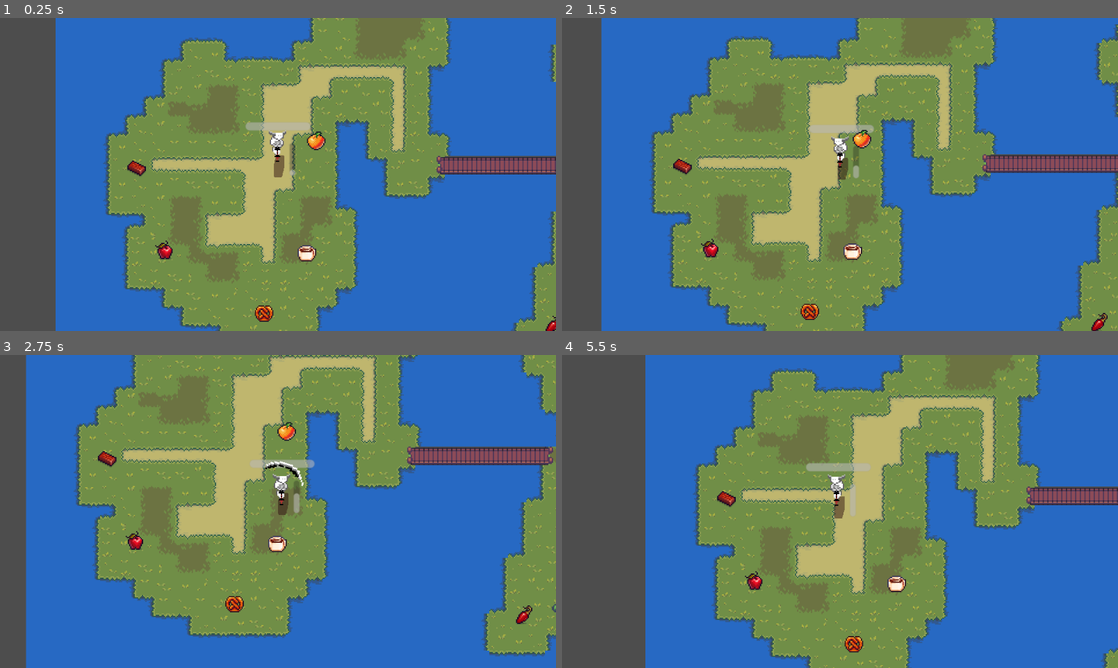
Above: before the commit, frames 1-4 (two rows, left to right).
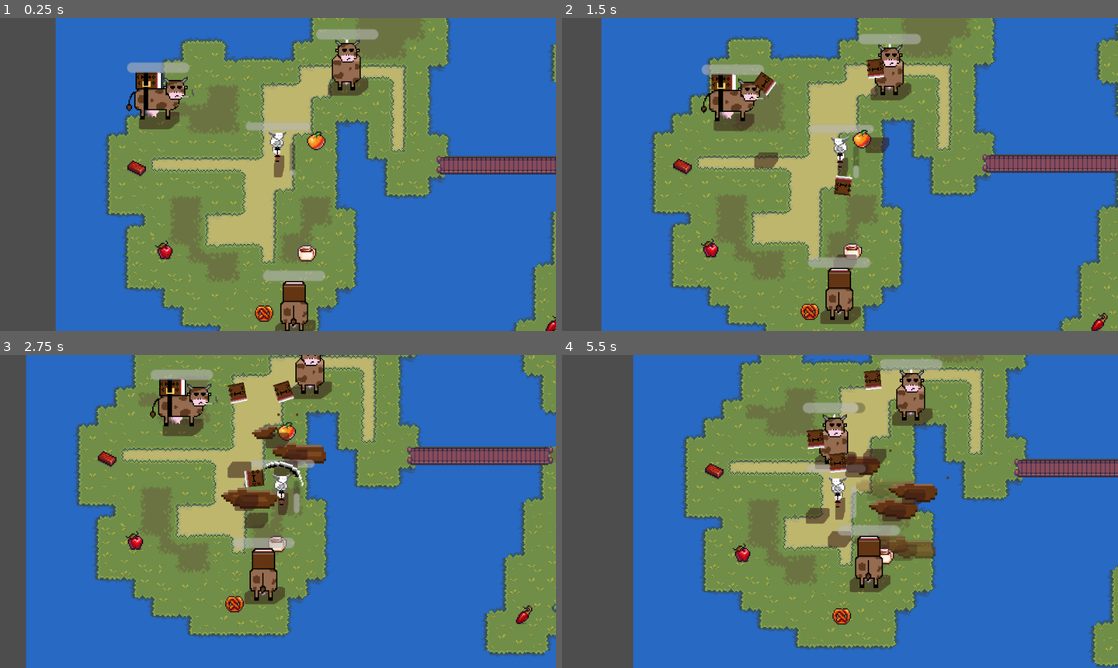
Above: after the commit, the same moments.

Repository: NDJia/tojam2025
Game: Godot game, scene res://Scenes/main/main.tscn
The game is run twice, just before and just after one commit, with the same random seed, the same clock (stepped at 60 frames per second) and the same inputs.
Inputs (mouse positions are in pixels of both pictures, inside the frame that each line leads up to):
- Up to frame 1 (0.25 s): no input
- Up to frame 2 (1.5 s): move the mouse to (962, 158) at 0.52 s; press the mouse at (962, 158) at 0.53 s; hold D (Right) 0.53-1.28 s; move the mouse to (728, 190) at 1.27 s; release the mouse at (728, 190) at 1.28 s; hold S (Down) from 1.28 s (still down); tap Space (Dash) at 1.35 s
- Up to frame 3 (2.75 s): move the mouse to (333, 442) at 2.02 s; release S (Down) at 2.03 s; press the mouse at (333, 442) at 2.03 s; hold D (Right) from 2.03 s (still down)
- Up to frame 4 (5.5 s): move the mouse to (812, 574) at 2.77 s; release D (Right) at 2.78 s; release the mouse at (812, 574) at 2.78 s; hold W (Up) 2.78-3.53 s; tap Space (Dash) at 2.85, 4.35 s; move the mouse to (1006, 558) at 3.52 s; press the mouse at (1006, 558) at 3.53 s; hold A (Left) 3.53-5.03 s; move the mouse to (673, 464) at 4.27 s; release the mouse at (673, 464) at 4.28 s; move the mouse to (867, 511) at 5.02 s; press the mouse at (867, 511) at 5.03 s; hold S (Down) from 5.03 s (still down)

The runs differ from the first frame. In frame 1, 4.2% of the frame differs, in the area x 22-69%, y 3-100%; in frame 2, 5.1%; in frame 3, 6.2%; in frame 4, 39%, in the area x 12-100%, y 0-100%.

Commit message:
ChocoCow!!!

Diff:
--- a/Scenes/Islands/IslandCenter.tscn
+++ b/Scenes/Islands/IslandCenter.tscn
@@ -1,8 +1,9 @@
-[gd_scene load_steps=4 format=4 uid="uid://cexbkuf5posdq"]
+[gd_scene load_steps=5 format=4 uid="uid://cexbkuf5posdq"]
 
 [ext_resource type="PackedScene" uid="uid://dx3nmw304muta" path="res://Scenes/main/map_floor.tscn" id="1_aq3sx"]
 [ext_resource type="PackedScene" uid="uid://behop5phl7ltg" path="res://Scenes/main/map_prop.tscn" id="2_whck1"]
 [ext_resource type="PackedScene" uid="uid://snpu5upsful7" path="res://Scenes/food.tscn" id="3_aq3sx"]
+[ext_resource type="PackedScene" uid="uid://yc6d0anpe5kp" path="res://Scenes/basic_enemy.tscn" id="4_whck1"]
 
 [node name="Island" type="Node2D"]
 y_sort_enabled = true
@@ -28,3 +29,15 @@
 
 [node name="Food5" parent="." instance=ExtResource("3_aq3sx")]
 position = Vector2(33, -29)
+
+[node name="BasicEnemy" parent="." instance=ExtResource("4_whck1")]
+position = Vector2(60, -78)
+type = "Choco"
+
+[node name="BasicEnemy2" parent="." instance=ExtResource("4_whck1")]
+position = Vector2(-106, -49)
+type = "Choco"
+
+[node name="BasicEnemy3" parent="." instance=ExtResource("4_whck1")]
+position = Vector2(14, 132)
+type = "Choco"
--- a/Scenes/basic_enemy.tscn
+++ b/Scenes/basic_enemy.tscn
@@ -36,6 +36,18 @@
 [ext_resource type="Texture2D" uid="uid://csqvb72vh82tq" path="res://Assets/Textures/Cows/Fire/Sneeze/firecow sneeze5.png" id="33_vy3ag"]
 [ext_resource type="Texture2D" uid="uid://drsxs5xlrvwi7" path="res://Assets/Textures/Cows/Fire/Sneeze/firecow sneeze4.png" id="34_b3ocg"]
 [ext_resource type="Texture2D" uid="uid://ctgtqtot61jgb" path="res://Assets/Textures/Cows/Fire/Sneeze/firecow sneeze6.png" id="35_sqimp"]
+[ext_resource type="Texture2D" uid="uid://pvrp383c0c2y" path="res://Assets/Textures/Cows/Chocolate/Back/choco walk back1.png" id="36_ks3y3"]
+[ext_resource type="Texture2D" uid="uid://bqhx0fdmlq6yh" path="res://Assets/Textures/Cows/Chocolate/Back/choco walk back2.png" id="37_lr4m6"]
+[ext_resource type="Texture2D" uid="uid://ey55gwpuv2v6" path="res://Assets/Textures/Cows/Chocolate/Back/choco walk back3.png" id="38_vy3ag"]
+[ext_resource type="Texture2D" uid="uid://rx1mm22haxk5" path="res://Assets/Textures/Cows/Chocolate/Back/choco walk back4.png" id="39_b3ocg"]
+[ext_resource type="Texture2D" uid="uid://ddcq0gybcl6x8" path="res://Assets/Textures/Cows/Chocolate/Front/choco walk front1.png" id="40_sqimp"]
+[ext_resource type="Texture2D" uid="uid://c0xuclkmwkdf0" path="res://Assets/Textures/Cows/Chocolate/Front/choco walk front2.png" id="41_26pqn"]
+[ext_resource type="Texture2D" uid="uid://k8u21bokk3pc" path="res://Assets/Textures/Cows/Chocolate/Front/choco walk front3.png" id="42_ypl1d"]
+[ext_resource type="Texture2D" uid="uid://bb0q4rl5o84q1" path="res://Assets/Textures/Cows/Chocolate/Front/choco walk front4.png" id="43_vgt1t"]
+[ext_resource type="Texture2D" uid="uid://b0sgssnp3tyyi" path="res://Assets/Textures/Cows/Chocolate/Side/chocolate-milk cow walking side1.png" id="44_28ell"]
+[ext_resource type="Texture2D" uid="uid://eer763r3sft3" path="res://Assets/Textures/Cows/Chocolate/Side/chocolate-milk cow walking side2.png" id="45_30mw8"]
+[ext_resource type="Texture2D" uid="uid://kxfryblxafdm" path="res://Assets/Textures/Cows/Chocolate/Side/chocolate-milk cow walking side3.png" id="46_bkrr2"]
+[ext_resource type="Texture2D" uid="uid://8m2tijtxta43" path="res://Assets/Textures/Cows/Chocolate/Side/chocolate-milk cow walking side4.png" id="47_x7djk"]
 
 [sub_resource type="CapsuleShape2D" id="CapsuleShape2D_r4aor"]
 radius = 9.0
@@ -428,8 +440,128 @@
 "values": [true]
 }
 
+[sub_resource type="Animation" id="Animation_6uq55"]
+resource_name = "ChocoBackWalk"
+length = 0.8
+loop_mode = 1
+tracks/0/type = "value"
+tracks/0/imported = false
+tracks/0/enabled = true
+tracks/0/path = NodePath("Body:texture")
+tracks/0/interp = 1
+tracks/0/loop_wrap = true
+tracks/0/keys = {
+"times": PackedFloat32Array(0, 0.2, 0.4, 0.6),
+"transitions": PackedFloat32Array(1, 1, 1, 1),
+"update": 1,
+"values": [ExtResource("36_ks3y3"), ExtResource("37_lr4m6"), ExtResource("38_vy3ag"), ExtResource("39_b3ocg")]
+}
+tracks/1/type = "value"
+tracks/1/imported = false
+tracks/1/enabled = true
+tracks/1/path = NodePath("Body:flip_h")
+tracks/1/interp = 1
+tracks/1/loop_wrap = true
+tracks/1/keys = {
+"times": PackedFloat32Array(0),
+"transitions": PackedFloat32Array(1),
+"update": 1,
+"values": [false]
+}
+
+[sub_resource type="Animation" id="Animation_i8n0w"]
+resource_name = "ChocoFrontWalk"
+length = 0.8
+loop_mode = 1
+tracks/0/type = "value"
+tracks/0/imported = false
+tracks/0/enabled = true
+tracks/0/path = NodePath("Body:texture")
+tracks/0/interp = 1
+tracks/0/loop_wrap = true
+tracks/0/keys = {
+"times": PackedFloat32Array(0, 0.2, 0.4, 0.6),
+"transitions": PackedFloat32Array(1, 1, 1, 1),
+"update": 1,
+"values": [ExtResource("40_sqimp"), ExtResource("41_26pqn"), ExtResource("42_ypl1d"), ExtResource("43_vgt1t")]
+}
+tracks/1/type = "value"
+tracks/1/imported = false
+tracks/1/enabled = true
+tracks/1/path = NodePath("Body:flip_h")
+tracks/1/interp = 1
+tracks/1/loop_wrap = true
+tracks/1/keys = {
+"times": PackedFloat32Array(0),
+"transitions": PackedFloat32Array(1),
+"update": 1,
+"values": [false]
+}
+
+[sub_resource type="Animation" id="Animation_cvccg"]
+resource_name = "ChocoLeftWalk"
+length = 0.8
+loop_mode = 1
+tracks/0/type = "value"
+tracks/0/imported = false
+tracks/0/enabled = true
+tracks/0/path = NodePath("Body:texture")
+tracks/0/interp = 1
+tracks/0/loop_wrap = true
+tracks/0/keys = {
+"times": PackedFloat32Array(0, 0.2, 0.4, 0.6),
+"transitions": PackedFloat32Array(1, 1, 1, 1),
+"update": 1,
+"values": [ExtResource("44_28ell"), ExtResource("45_30mw8"), ExtResource("46_bkrr2"), ExtResource("47_x7djk")]
+}
+tracks/1/type = "value"
+tracks/1/imported = false
+tracks/1/enabled = true
+tracks/1/path = NodePath("Body:flip_h")
+tracks/1/interp = 1
+tracks/1/loop_wrap = true
+tracks/1/keys = {
+"times": PackedFloat32Array(0),
+"transitions": PackedFloat32Array(1),
+"update": 1,
+"values": [true]
+}
+
+[sub_resource type="Animation" id="Animation_ka22d"]
+resource_name = "ChocoRightWalk"
+length = 0.8
+loop_mode = 1
+tracks/0/type = "value"
+tracks/0/imported = false
+tracks/0/enabled = true
+tracks/0/path = NodePath("Body:texture")
+tracks/0/interp = 1
+tracks/0/loop_wrap = true
+tracks/0/keys = {
+"times": PackedFloat32Array(0, 0.2, 0.4, 0.6),
+"transitions": PackedFloat32Array(1, 1, 1, 1),
+"update": 1,
+"values": [ExtResource("44_28ell"), ExtResource("45_30mw8"), ExtResource("46_bkrr2"), ExtResource("47_x7djk")]
+}
+tracks/1/type = "value"
+tracks/1/imported = false
+tracks/1/enabled = true
+tracks/1/path = NodePath("Body:flip_h")
+tracks/1/interp = 1
+tracks/1/loop_wrap = true
+tracks/1/keys = {
+"times": PackedFloat32Array(0),
+"transitions": PackedFloat32Array(1),
+"update": 1,
+"values": [false]
+}
+
 [sub_resource type="AnimationLibrary" id="AnimationLibrary_jlwu0"]
 _data = {
+&"ChocoBackWalk": SubResource("Animation_6uq55"),
+&"ChocoFrontWalk": SubResource("Animation_i8n0w"),
+&"ChocoLeftWalk": SubResource("Animation_cvccg"),
+&"ChocoRightWalk": SubResource("Animation_ka22d"),
 &"FireBackWalk": SubResource("Animation_tv6co"),
 &"FireFrontWalk": SubResource("Animation_26pqn"),
 &"FireIdle": SubResource("Animation_28ell"),
@@ -518,6 +650,9 @@
 
 [node name="BurnTimer" type="Timer" parent="."]
 
+[node name="ChocoTimer" type="Timer" parent="."]
+
 [connection signal="timeout" from="UpdateTarget" to="." method="Update_Target"]
 [connection signal="timeout" from="FireTimer" to="." method="FireTimer"]
 [connection signal="timeout" from="BurnTimer" to="." method="Extinguish"]
+[connection signal="timeout" from="ChocoTimer" to="." method="Choco"]
--- /dev/null
+++ b/Scenes/milk_bottle.gd
@@ -0,0 +1,21 @@
+extends Node2D
+var target: Vector2
+var broken = false
+
+func _ready() -> void:
+	$AnimationPlayer.play("Up")
+	await($AnimationPlayer.animation_finished)
+	$AnimationPlayer.play("spin")
+
+func _process(delta: float) -> void:
+	if not broken:
+		global_position += (target - global_position).normalized() * 100 * delta
+	if global_position.distance_to(target) < 100 and not broken:
+		$AnimationPlayer.play("Down")
+		await($AnimationPlayer.animation_finished)
+		$AnimationPlayer.play("Break")
+		broken = true
+		await($AnimationPlayer.animation_finished)
+		$AnimationPlayer.play("fade_out")
+		await($AnimationPlayer.animation_finished)
+		queue_free()
--- /dev/null
+++ b/Scenes/milk_bottle.tscn
@@ -0,0 +1,357 @@
+[gd_scene load_steps=18 format=3 uid="uid://cw7ix7kpracap"]
+
+[ext_resource type="Script" uid="uid://ixkdog6h5a62" path="res://Scenes/milk_bottle.gd" id="1_lfox8"]
+[ext_resource type="Texture2D" uid="uid://kg8h0koot8pb" path="res://Assets/Textures/Cows/Chocolate/Choco/chocolate milk splash7.png" id="1_yr1wi"]
+[ext_resource type="Texture2D" uid="uid://62e1vs6y0pmn" path="res://Assets/Textures/Cows/Chocolate/Choco/chocolate milk splash1.png" id="2_s14v4"]
+[ext_resource type="Texture2D" uid="uid://bow744qo6ncxq" path="res://Assets/Textures/Cows/Chocolate/Choco/chocolate milk splash2.png" id="3_lfox8"]
+[ext_resource type="Texture2D" uid="uid://demcobhajaah8" path="res://Assets/Textures/Cows/Chocolate/Choco/chocolate milk splash3.png" id="4_fwha7"]
+[ext_resource type="Texture2D" uid="uid://buea7r02q0lqj" path="res://Assets/Textures/Cows/Chocolate/Choco/chocolate milk splash4.png" id="5_busy6"]
+[ext_resource type="Texture2D" uid="uid://cuq5sw4vwpaya" path="res://Assets/Textures/Cows/Chocolate/Choco/chocolate milk splash5.png" id="6_8dg6d"]
+[ext_resource type="Texture2D" uid="uid://bk187efn3b5gp" path="res://Assets/Textures/Cows/Chocolate/Choco/chocolate milk splash6.png" id="7_5km2x"]
+[ext_resource type="Texture2D" uid="uid://b0i7k2hvqhu6k" path="res://Assets/Textures/Cows/Chocolate/Choco/chocolate_milk.png" id="8_l7fv0"]
+[ext_resource type="Texture2D" uid="uid://2jyf4ktkxkkb" path="res://Temp/Shadow.png" id="9_fwha7"]
+
+[sub_resource type="Animation" id="Animation_dl45h"]
+resource_name = "spin"
+loop_mode = 1
+tracks/0/type = "value"
+tracks/0/imported = false
+tracks/0/enabled = true
+tracks/0/path = NodePath("ChocolateMilk:rotation")
+tracks/0/interp = 1
+tracks/0/loop_wrap = true
+tracks/0/keys = {
+"times": PackedFloat32Array(0, 1),
+"transitions": PackedFloat32Array(1, 1),
+"update": 0,
+"values": [0.0, 6.28319]
+}
+tracks/1/type = "value"
+tracks/1/imported = false
+tracks/1/enabled = true
+tracks/1/path = NodePath("Puddle:visible")
+tracks/1/interp = 1
+tracks/1/loop_wrap = true
+tracks/1/keys = {
+"times": PackedFloat32Array(0),
+"transitions": PackedFloat32Array(1),
+"update": 1,
+"values": [false]
+}
+tracks/2/type = "value"
+tracks/2/imported = false
+tracks/2/enabled = true
+tracks/2/path = NodePath("ChocolateMilk:visible")
+tracks/2/interp = 1
+tracks/2/loop_wrap = true
+tracks/2/keys = {
+"times": PackedFloat32Array(0),
+"transitions": PackedFloat32Array(1),
+"update": 1,
+"values": [true]
+}
+tracks/3/type = "value"
+tracks/3/imported = false
+tracks/3/enabled = true
+tracks/3/path = NodePath(".:modulate")
+tracks/3/interp = 1
+tracks/3/loop_wrap = true
+tracks/3/keys = {
+"times": PackedFloat32Array(0),
+"transitions": PackedFloat32Array(1),
+"update": 0,
+"values": [Color(1, 1, 1, 1)]
+}
+
+[sub_resource type="Animation" id="Animation_n803d"]
+length = 0.001
+tracks/0/type = "value"
+tracks/0/imported = false
+tracks/0/enabled = true
+tracks/0/path = NodePath("ChocolateMilk:rotation")
+tracks/0/interp = 1
+tracks/0/loop_wrap = true
+tracks/0/keys = {
+"times": PackedFloat32Array(0),
+"transitions": PackedFloat32Array(1),
+"update": 0,
+"values": [0.0]
+}
+tracks/1/type = "value"
+tracks/1/imported = false
+tracks/1/enabled = true
+tracks/1/path = NodePath("Puddle:texture")
+tracks/1/interp = 1
+tracks/1/loop_wrap = true
+tracks/1/keys = {
+"times": PackedFloat32Array(0),
+"transitions": PackedFloat32Array(1),
+"update": 1,
+"values": [ExtResource("1_yr1wi")]
+}
+tracks/2/type = "value"
+tracks/2/imported = false
+tracks/2/enabled = true
+tracks/2/path = NodePath("ChocolateMilk:visible")
+tracks/2/interp = 1
+tracks/2/loop_wrap = true
+tracks/2/keys = {
+"times": PackedFloat32Array(0),
+"transitions": PackedFloat32Array(1),
+"update": 1,
+"values": [true]
+}
+tracks/3/type = "value"
+tracks/3/imported = false
+tracks/3/enabled = true
+tracks/3/path = NodePath("Puddle:visible")
+tracks/3/interp = 1
+tracks/3/loop_wrap = true
+tracks/3/keys = {
+"times": PackedFloat32Array(0),
+"transitions": PackedFloat32Array(1),
+"update": 1,
+"values": [false]
+}
+tracks/4/type = "value"
+tracks/4/imported = false
+tracks/4/enabled = true
+tracks/4/path = NodePath(".:modulate")
+tracks/4/interp = 1
+tracks/4/loop_wrap = true
+tracks/4/keys = {
+"times": PackedFloat32Array(0),
+"transitions": PackedFloat32Array(1),
+"update": 0,
+"values": [Color(1, 1, 1, 1)]
+}
+tracks/5/type = "value"
+tracks/5/imported = false
+tracks/5/enabled = true
+tracks/5/path = NodePath("ChocolateMilk:position")
+tracks/5/interp = 1
+tracks/5/loop_wrap = true
+tracks/5/keys = {
+"times": PackedFloat32Array(0),
+"transitions": PackedFloat32Array(1),
+"update": 0,
+"values": [Vector2(0, 0)]
+}
+
+[sub_resource type="Animation" id="Animation_stsoj"]
+resource_name = "Break"
+length = 0.7
+tracks/0/type = "value"
+tracks/0/imported = false
+tracks/0/enabled = true
+tracks/0/path = NodePath("Puddle:texture")
+tracks/0/interp = 1
+tracks/0/loop_wrap = true
+tracks/0/keys = {
+"times": PackedFloat32Array(0, 0.1, 0.2, 0.3, 0.4, 0.5, 0.6),
+"transitions": PackedFloat32Array(1, 1, 1, 1, 1, 1, 1),
+"update": 1,
+"values": [ExtResource("2_s14v4"), ExtResource("3_lfox8"), ExtResource("4_fwha7"), ExtResource("5_busy6"), ExtResource("6_8dg6d"), ExtResource("7_5km2x"), ExtResource("1_yr1wi")]
+}
+tracks/1/type = "value"
+tracks/1/imported = false
+tracks/1/enabled = true
+tracks/1/path = NodePath("ChocolateMilk:visible")
+tracks/1/interp = 1
+tracks/1/loop_wrap = true
+tracks/1/keys = {
+"times": PackedFloat32Array(0),
+"transitions": PackedFloat32Array(1),
+"update": 1,
+"values": [false]
+}
+tracks/2/type = "value"
+tracks/2/imported = false
+tracks/2/enabled = true
+tracks/2/path = NodePath("Puddle:visible")
+tracks/2/interp = 1
+tracks/2/loop_wrap = true
+tracks/2/keys = {
+"times": PackedFloat32Array(0),
+"transitions": PackedFloat32Array(1),
+"update": 1,
+"values": [true]
+}
+
+[sub_resource type="Animation" id="Animation_yr1wi"]
+resource_name = "fade_out"
+tracks/0/type = "value"
+tracks/0/imported = false
+tracks/0/enabled = true
+tracks/0/path = NodePath(".:modulate")
+tracks/0/interp = 1
+tracks/0/loop_wrap = true
+tracks/0/keys = {
+"times": PackedFloat32Array(0, 1),
+"transitions": PackedFloat32Array(1, 1),
+"update": 0,
+"values": [Color(1, 1, 1, 1), Color(1, 1, 1, 0)]
+}
+
+[sub_resource type="Animation" id="Animation_lfox8"]
+resource_name = "Up"
+tracks/0/type = "value"
+tracks/0/imported = false
+tracks/0/enabled = true
+tracks/0/path = NodePath("ChocolateMilk:rotation")
+tracks/0/interp = 1
+tracks/0/loop_wrap = true
+tracks/0/keys = {
+"times": PackedFloat32Array(0, 1),
+"transitions": PackedFloat32Array(1, 1),
+"update": 0,
+"values": [0.0, 6.28319]
+}
+tracks/1/type = "value"
+tracks/1/imported = false
+tracks/1/enabled = true
+tracks/1/path = NodePath("Puddle:visible")
+tracks/1/interp = 1
+tracks/1/loop_wrap = true
+tracks/1/keys = {
+"times": PackedFloat32Array(0),
+"transitions": PackedFloat32Array(1),
+"update": 1,
+"values": [false]
+}
+tracks/2/type = "value"
+tracks/2/imported = false
+tracks/2/enabled = true
+tracks/2/path = NodePath("ChocolateMilk:visible")
+tracks/2/interp = 1
+tracks/2/loop_wrap = true
+tracks/2/keys = {
+"times": PackedFloat32Array(0),
+"transitions": PackedFloat32Array(1),
+"update": 1,
+"values": [true]
+}
+tracks/3/type = "value"
+tracks/3/imported = false
+tracks/3/enabled = true
+tracks/3/path = NodePath(".:modulate")
+tracks/3/interp = 1
+tracks/3/loop_wrap = true
+tracks/3/keys = {
+"times": PackedFloat32Array(0),
+"transitions": PackedFloat32Array(1),
+"update": 0,
+"values": [Color(1, 1, 1, 1)]
+}
+tracks/4/type = "value"
+tracks/4/imported = false
+tracks/4/enabled = true
+tracks/4/path = NodePath("ChocolateMilk:position")
+tracks/4/interp = 1
+tracks/4/loop_wrap = true
+tracks/4/keys = {
+"times": PackedFloat32Array(0, 0.5, 1),
+"transitions": PackedFloat32Array(1, 1, 1),
+"update": 0,
+"values": [Vector2(0, 0), Vector2(0, -64), Vector2(0, -64)]
+}
+
+[sub_resource type="Animation" id="Animation_fwha7"]
+resource_name = "Down"
+tracks/0/type = "value"
+tracks/0/imported = false
+tracks/0/enabled = true
+tracks/0/path = NodePath("ChocolateMilk:rotation")
+tracks/0/interp = 1
+tracks/0/loop_wrap = true
+tracks/0/keys = {
+"times": PackedFloat32Array(0, 1),
+"transitions": PackedFloat32Array(1, 1),
+"update": 0,
+"values": [0.0, 6.28319]
+}
+tracks/1/type = "value"
+tracks/1/imported = false
+tracks/1/enabled = true
+tracks/1/path = NodePath("Puddle:visible")
+tracks/1/interp = 1
+tracks/1/loop_wrap = true
+tracks/1/keys = {
+"times": PackedFloat32Array(0),
+"transitions": PackedFloat32Array(1),
+"update": 1,
+"values": [false]
+}
+tracks/2/type = "value"
+tracks/2/imported = false
+tracks/2/enabled = true
+tracks/2/path = NodePath("ChocolateMilk:visible")
+tracks/2/interp = 1
+tracks/2/loop_wrap = true
+tracks/2/keys = {
+"times": PackedFloat32Array(0),
+"transitions": PackedFloat32Array(1),
+"update": 1,
+"values": [true]
+}
+tracks/3/type = "value"
+tracks/3/imported = false
+tracks/3/enabled = true
+tracks/3/path = NodePath(".:modulate")
+tracks/3/interp = 1
+tracks/3/loop_wrap = true
+tracks/3/keys = {
+"times": PackedFloat32Array(0),
+"transitions": PackedFloat32Array(1),
+"update": 0,
+"values": [Color(1, 1, 1, 1)]
+}
+tracks/4/type = "value"
+tracks/4/imported = false
+tracks/4/enabled = true
+tracks/4/path = NodePath("ChocolateMilk:position")
+tracks/4/interp = 1
+tracks/4/loop_wrap = true
+tracks/4/keys = {
+"times": PackedFloat32Array(0, 0.5, 1),
+"transitions": PackedFloat32Array(1, 1, 1),
+"update": 0,
+"values": [Vector2(0, -64), Vector2(0, -64), Vector2(0, 0)]
+}
+
+[sub_resource type="AnimationLibrary" id="AnimationLibrary_bplmk"]
+_data = {
+&"Break": SubResource("Animation_stsoj"),
+&"Down": SubResource("Animation_fwha7"),
+&"RESET": SubResource("Animation_n803d"),
+&"Up": SubResource("Animation_lfox8"),
+&"fade_out": SubResource("Animation_yr1wi"),
+&"spin": SubResource("Animation_dl45h")
+}
+
+[node name="MilkBottle" type="Node2D"]
+script = ExtResource("1_lfox8")
+
+[node name="AnimationPlayer" type="AnimationPlayer" parent="."]
+libraries = {
+&"": SubResource("AnimationLibrary_bplmk")
+}
+
+[node name="Shadow" type="Sprite2D" parent="."]
+modulate = Color(1, 1, 1, 0.529412)
+texture_filter = 1
+position = Vector2(1.8125, 2.125)
+scale = Vector2(0.75463, 0.491071)
+texture = ExtResource("9_fwha7")
+
+[node name="ChocolateMilk" type="Sprite2D" parent="."]
+texture_filter = 1
+texture = ExtResource("8_l7fv0")
+
+[node name="Puddle" type="Sprite2D" parent="."]
+visible = false
+z_index = -1
+texture_filter = 1
+position = Vector2(0, -11)
+scale = Vector2(2, 2)
+texture = ExtResource("1_yr1wi")
--- a/Scripts/basic_enemy.gd
+++ b/Scripts/basic_enemy.gd
@@ -3,7 +3,7 @@
 var front = preload("res://Assets/Textures/Cows/Water/WaterCowFront.png")
 var back = preload("res://Assets/Textures/Cows/Water/WaterCowBack.png")
 var fire = preload("res://Scenes/sneeze.tscn")
-
+var choco = preload("res://Scenes/milk_bottle.tscn")
 
 @onready var player = get_node("../../Player")
 ## A Refrence To The Player
@@ -50,6 +50,11 @@
 		health = 40
 		speed = 40
 		damage = 20
+	elif type == "Choco":
+		health = 40
+		speed = 10
+		damage = 10
+		$ChocoTimer.start()
 	# Sets the properties based on type
 
 	$Body.flip_h = int(randi_range(0,1))
@@ -167,3 +172,10 @@
 	new_sneeze.queue_free()
 	sneezing = false
 	sneeze_cooldown = 2
+
+
+func Choco() -> void:
+	var new = choco.instantiate()
+	new.global_position = global_position
+	new.target = player.global_position + Vector2(randi_range(-30,30),randi_range(-30,30))
+	get_parent().get_parent().add_child(new)
--- a/Scripts/game.gd
+++ b/Scripts/game.gd
@@ -29,17 +29,3 @@
 		var new_fire = load("res://Scenes/Islands/Fire/Fire"+ str(randi_range(1,fire_var)) +".tscn").instantiate()
 		new_fire.position = Vector2(water_size*tile_size*16 + x*tile_size*16,0)
 		add_child(new_fire)
-
-
-	'''
-	for y in range(-map_size,map_size+1):
-		for x in range(-map_size,map_size+1):
-			if x == 0 and y == 0:
-				var new_island = load("res://Scenes/Islands/IslandCenter.tscn").instantiate()
-				new_island.position = Vector2(x * (tile_size*16), y * (tile_size*16))
-				add_child(new_island)
-			else:
-				var new_island = load("res://Scenes/Islands/Island"+ str(randi_range(1,var_num)) +".tscn").instantiate()
-				new_island.position = Vector2(x * (tile_size*16), y * (tile_size*16))
-				add_child(new_island)
-	'''
--- a/Scripts/player.gd
+++ b/Scripts/player.gd
@@ -53,7 +53,7 @@
 @export var def_acc = 20
 ## How Fast The Player Can Accelarate
 
-@export var def_dash_power = 70
+@export var def_dash_power = 50
 ## The Power of The Dash
 
 @export var def_dash_cooldown = 5.0
Binary file added: Assets/Textures/Cows/Chocolate/Back/choco walk back1.png
Not shown, added: Assets/Textures/Cows/Chocolate/Back/choco walk back1.png.import
Binary file added: Assets/Textures/Cows/Chocolate/Back/choco walk back2.png
Not shown, added: Assets/Textures/Cows/Chocolate/Back/choco walk back2.png.import
Binary file added: Assets/Textures/Cows/Chocolate/Back/choco walk back3.png
Not shown, added: Assets/Textures/Cows/Chocolate/Back/choco walk back3.png.import
Binary file added: Assets/Textures/Cows/Chocolate/Back/choco walk back4.png
Not shown, added: Assets/Textures/Cows/Chocolate/Back/choco walk back4.png.import
Binary file added: Assets/Textures/Cows/Chocolate/Choco/chocolate milk splash1.png
Not shown, added: Assets/Textures/Cows/Chocolate/Choco/chocolate milk splash1.png.import
Binary file added: Assets/Textures/Cows/Chocolate/Choco/chocolate milk splash2.png
Not shown, added: Assets/Textures/Cows/Chocolate/Choco/chocolate milk splash2.png.import
(and 30 more such lines)
